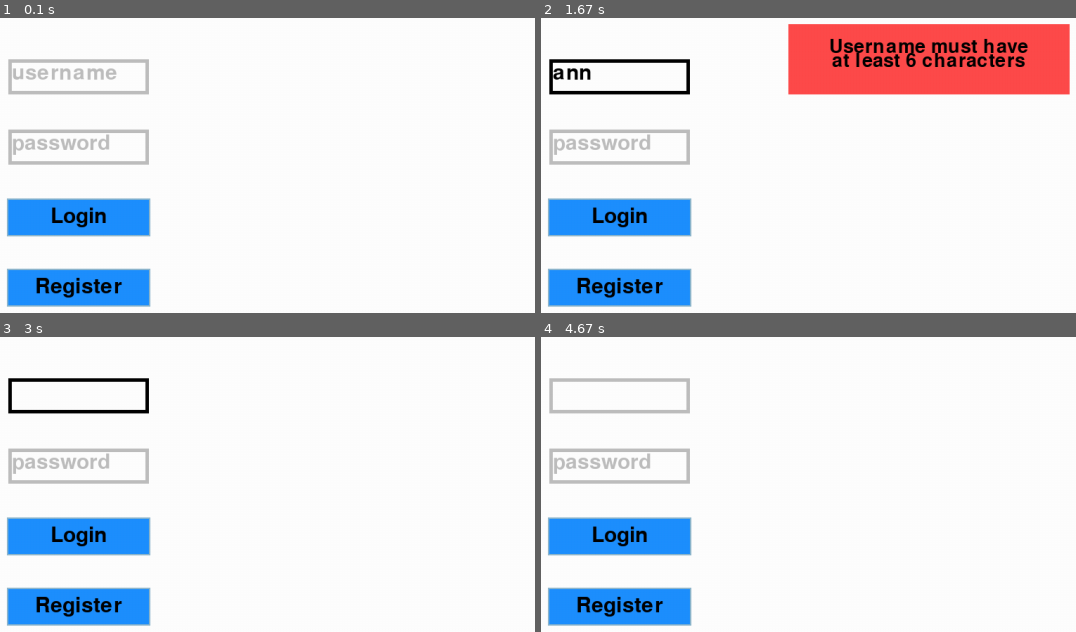
Above: before the commit, frames 1-4 (two rows, left to right).
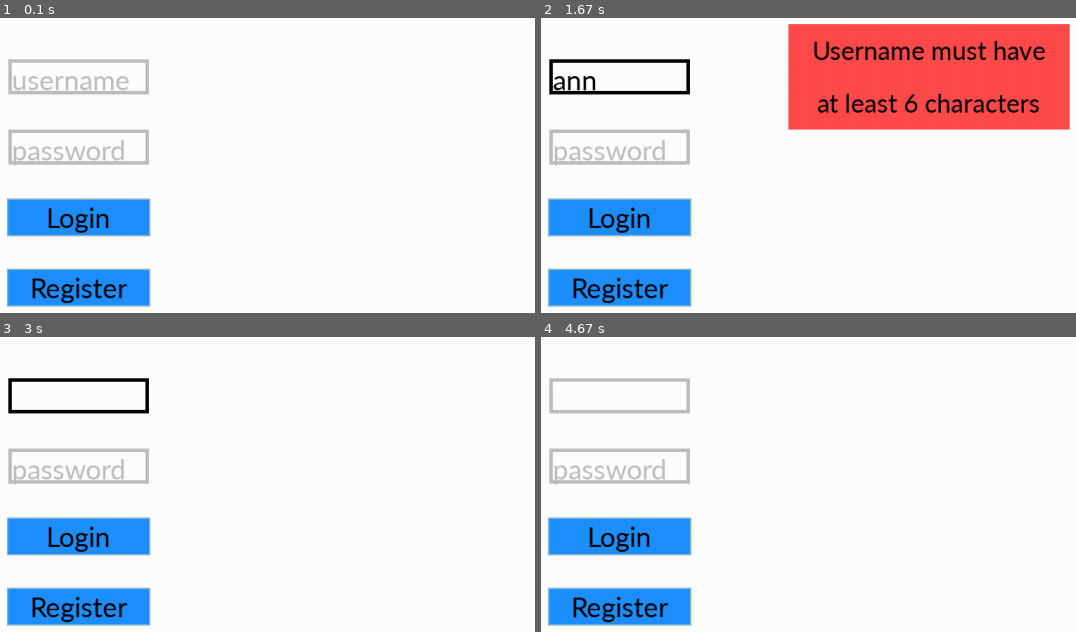
Above: after the commit, the same moments.

Repository: meabefir/pygame-oop
Game: pygame game, started from main.py
The game is run twice, just before and just after one commit, with the same random seed, the same clock (stepped at 60 frames per second) and the same inputs.
Inputs (mouse positions are in pixels of both pictures, inside the frame that each line leads up to):
- Up to frame 1 (0.1 s): no input
- Up to frame 2 (1.67 s): click "Login" at 0.38 s; click "Register" at 0.72 s; click "username" at 1.05 s; type "ann" at 1.33 s
- Up to frame 3 (3 s): tap Enter at 1.67 s; press the mouse at (80, 605) at 1.92 s; move the mouse to (353, 561) at 2.02 s; release the mouse at (outside the picture) at 2.15 s; press the mouse at (80, 466) at 2.25 s; move the mouse to (390, 564) at 2.35 s; release the mouse at (outside the picture) at 2.48 s; press the mouse at (80, 466) at 2.58 s; move the mouse to (326, 496) at 2.68 s; release the mouse at (outside the picture) at 2.82 s; press the mouse at (80, 396) at 2.92 s
- Up to frame 4 (4.67 s): move the mouse to (942, 422) at 3.02 s; release the mouse at (outside the picture) at 3.15 s; press the mouse at (621, 605) at 3.25 s; move the mouse to (931, 578) at 3.35 s; release the mouse at (outside the picture) at 3.48 s; press the mouse at (621, 466) at 3.58 s; move the mouse to (926, 587) at 3.68 s; release the mouse at (outside the picture) at 3.82 s; press the mouse at (621, 534) at 3.92 s; move the mouse to (664, 590) at 4.02 s; release the mouse at (outside the picture) at 4.15 s; press the mouse at (621, 396) at 4.25 s; move the mouse to (728, 493) at 4.35 s; release the mouse at (840, 587) at 4.48 s; press the mouse at (621, 396) at 4.58 s

The runs differ from the first frame. In frame 1, 2.7% of the frame differs, in the area x 2-25%, y 16-97%; in frame 2, 11%, in the area x 2-99%, y 6-97%; in frame 3, 2.0%; in frame 4, 2.0%.

Commit message:
updated label comp

Diff:
--- a/ButtonComp.py
+++ b/ButtonComp.py
@@ -27,7 +27,7 @@
         pygame.draw.rect(win, self.background_color, (self.x, self.y, self.width, self.height), 0)
 
         if self.text != '':
-            font = pygame.font.SysFont('comicsans', self.font_size)
+            font = pygame.font.SysFont('calibri', self.font_size)
             text = font.render(self.text, 1, self.color)
             win.blit(text,
                      (self.x + (self.width / 2 - text.get_width() / 2),
--- a/InputComp.py
+++ b/InputComp.py
@@ -17,7 +17,7 @@
         self.font_size = font_size
         self.outline = outline
 
-        self.font = pygame.font.SysFont('comicsans', font_size)
+        self.font = pygame.font.SysFont('calibri', font_size)
         self.placeholder_surface = self.font.render(self.placeholder, True, self.color)
         self.txt_surface = self.font.render(self.text, True, self.color)
         self.active = False
--- a/LabelComp.py
+++ b/LabelComp.py
@@ -14,12 +14,13 @@
         if self.text != '':
             lines = self.text.split("\n")
             lines_count = len(lines)
-            space_for_one = self.height / (lines_count + 1)
+            #space_for_one = self.height / (lines_count + 1)
+            space_for_one = self.height / (lines_count)
             for i, text_line in enumerate(lines):
-                font = pygame.font.SysFont('comicsans', self.font_size)
+                font = pygame.font.SysFont('calibri', self.font_size)
                 text = font.render(text_line, 1, self.color)
                 draw_x = self.x + (self.width / 2 - text.get_width() / 2)
-                draw_y = self.y + (i + 1) * (space_for_one - text.get_height() / 2)
+                draw_y = self.y + (i) * (space_for_one) + (space_for_one-text.get_height()) / 2
                 if self.center is False:
                     draw_x = self.x
                 win.blit(text, (draw_x, draw_y))
--- a/LevelComp.py
+++ b/LevelComp.py
@@ -66,13 +66,20 @@
         win.fill((0, 0, 0))
         self.draw(win)
 
+    def free(self):
+        self.parent.remove_component(self)
+
     def init(self):
+        # # test
+        # self.big = [1 for x in range(100000000)]
+
         self.build_level()
 
         self.load_ui()
         # create pause menu
 
     def level_completed(self, *args):
+
         self.completed = True
         self.paused = True
 
--- a/LoginComp.py
+++ b/LoginComp.py
@@ -94,7 +94,7 @@
         error_comp = self.has_component_of_class(ErrorComp)
         if error_comp:
             self.remove_component(error_comp)
-        size = (400, 100)
+        size = (400, 150)
         new_error_comp = ErrorComp(GameData.window_size[0] / 2 - size[0] / 2, 50, size[0], size[1],
                                    text)
         self.add_component(new_error_comp)
--- a/UserStatsComp.py
+++ b/UserStatsComp.py
@@ -5,6 +5,7 @@
 from GameData import GameData
 from LabelComp import LabelComp
 from Database import Database
+
 
 class UserStatsComp(UIComp, CompContainer):
     def __init__(self, x, y, width, height):
@@ -30,16 +31,16 @@
             text += "No levels completed"
 
         levels_label = LabelComp(self.x + self.width / 2 - size[0] / 2, username_label.bottom + y_start, size[0],
-                                 size[1], text, 32)
+                                 size[1] * 1.5, text, 32)
         self.add_component(levels_label)
 
-        coins_label = LabelComp(self.x + self.width / 2 - size[0] / 2, levels_label.bottom + y_start, size[0],
-                                size[1] / 2,
+        coins_label = LabelComp(self.x + self.width / 2 - size[0] / 2, levels_label.bottom, size[0],
+                                size[1] / 4,
                                 f'Coins collected: {user_data["coins"]}', 32)
         self.add_component(coins_label)
 
         level_label = LabelComp(self.x + self.width / 2 - size[0] / 2, coins_label.bottom + y_start, size[0],
-                                size[1] / 2,
+                                size[1] / 4,
                                 f'Level: {user_data["level"]}', 32)
         self.add_component(level_label)
 
--- a/main.py
+++ b/main.py
@@ -41,7 +41,7 @@
         level_playing = self.has_component_of_class(LevelComp)
         if level_playing is not None:
             Camera.set_follows(None)
-            self.remove_component(level_playing)
+            level_playing.free()
             GameData.current_level = None
 
             if GameData.user is not None:
Binary file changed: users.db
